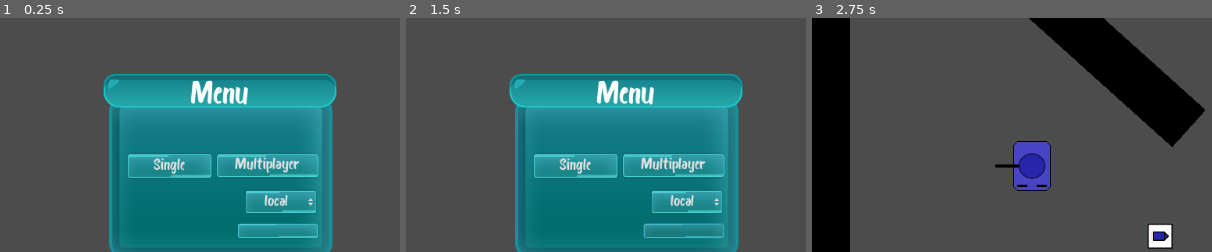
Above: before the commit, frames 1-3 (left to right).
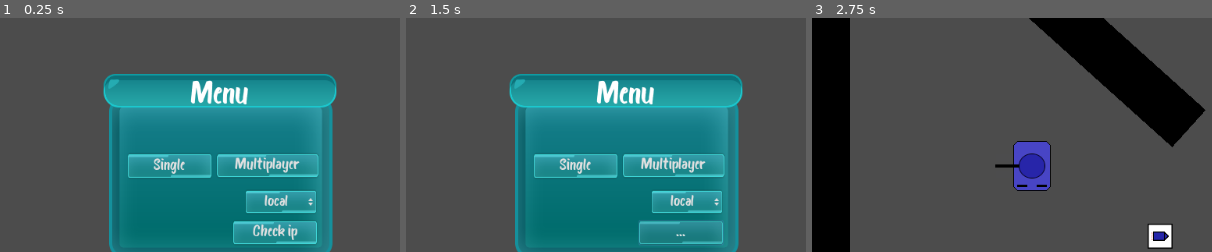
Above: after the commit, the same moments.

Repository: mm-102/godot_tanks
Game: Godot game, scene res://Main.tscn
Same seed, same stepped clock (60 frames per second), same inputs: the game is played once before the commit and once after it.
Inputs (mouse positions are % of the whole screen's width and height, from its top left):
- Up to frame 1 (0.25 s): no input
- Up to frame 2 (1.5 s): click (57, 64) at 0.5 s; click (57, 64) at 1.25 s
- Up to frame 3 (2.75 s): click "Single" at 2 s
The pictures show only the part of the screen within x 22-72%, y 18-68%; the shares and areas given below are measured in that part.

The runs differ from the first frame. In frame 1, 1.2% of the frame differs, in the area x 58-80%, y 86-97%; in frame 2, 0.8%; in frame 3, nothing differs.
Error before the commit: Invalid get index 'ip' (on base: 'Nil'). (res://GUI/Menu.gd:29)

Commit message:
[Bugfix] Error without internet connection - external ip adress is only checked on button click - when ip is establish, clicking on button will result in coping ip into clipboard

Diff:
--- a/GUI/Menu.gd
+++ b/GUI/Menu.gd
@@ -16,15 +16,26 @@
 	main_node.game_mode(1, ADRESS[$"%OptionButton".get_selected()])
 	queue_free()
 
-
 func _ready():
 	$HTTPRequest.connect("request_completed", self, "_on_request_completed")
-	var err = $HTTPRequest.request("https://api.ipify.org/?format=json")
-	if err != 0:
-		var err_comm ="Ipify non connected: " + str(err)
-		$"%PublicIPButton".set_text(err_comm)
 
-func _on_request_completed(result, response_code, headers, body):
+func _on_request_completed(_result, _response_code, _headers, body):
+	if _result != 0:
+		return
 	var json = JSON.parse(body.get_string_from_utf8())
-	$"%PublicIPButton".set_text(str(json.result["ip"]))
-	$HTTPRequest.queue_free()
+	if json.result.has("ip"):
+		$"%PublicIPButton".set_text(str(json.result["ip"]))
+		$HTTPRequest.queue_free()
+
+
+func _on_PublicIPButton_pressed():
+	#warning-ignore:return_value_discarded
+	if has_node("HTTPRequest"):
+		$"%PublicIPButton".set_text("...")
+		var err = $HTTPRequest.request("https://api.ipify.org/?format=json")
+		if err != 0:
+			var err_comm ="Ipify non connected: " + str(err)
+			$"%PublicIPButton".set_text(err_comm)
+			#$HTTPRequest.queue_free()
+	else:
+		OS.set_clipboard($Background/PublicIPButton.text)
--- a/GUI/Menu.tscn
+++ b/GUI/Menu.tscn
@@ -104,12 +104,14 @@
 
 [node name="PublicIPButton" type="Button" parent="Background"]
 unique_name_in_owner = true
-margin_left = 171.0
-margin_top = 191.0
-margin_right = 275.0
-margin_bottom = 211.0
+margin_left = 165.0
+margin_top = 187.0
+margin_right = 274.0
+margin_bottom = 220.0
+text = "Check ip"
 
 [node name="HTTPRequest" type="HTTPRequest" parent="."]
 
 [connection signal="pressed" from="Background/SingleplayerButton" to="." method="_on_SingleplayerButton_pressed"]
 [connection signal="pressed" from="Background/MultiplayerButton" to="." method="_on_MultiplayerButton_pressed"]
+[connection signal="pressed" from="Background/PublicIPButton" to="." method="_on_PublicIPButton_pressed"]
